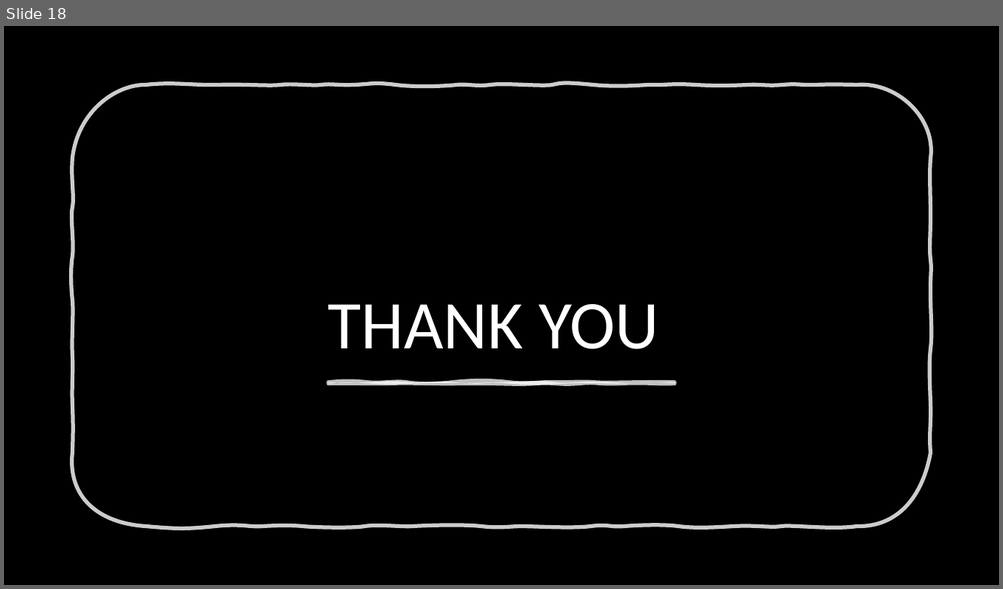
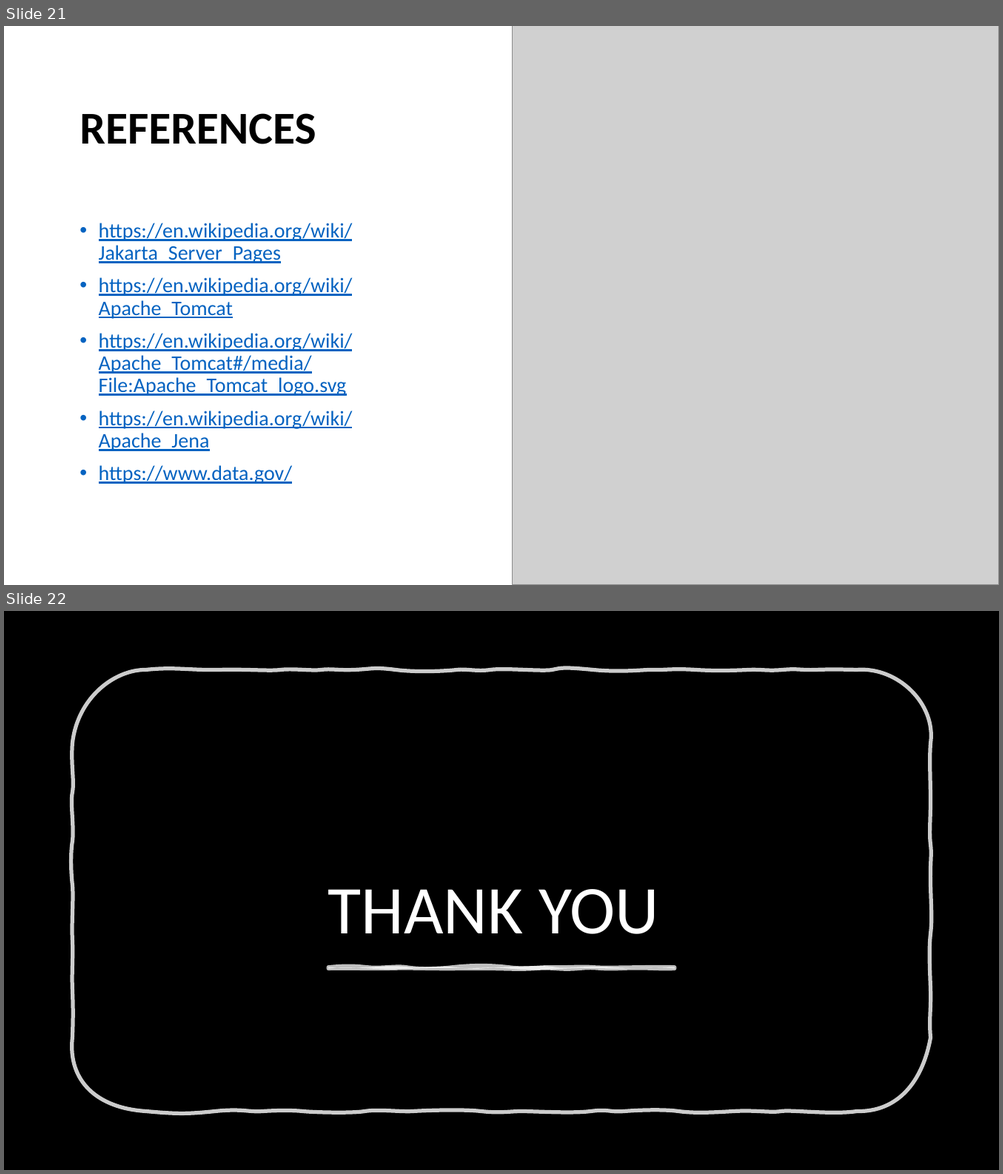
Before and after one commit to PremArroju/SemanticSPARQL, a slide deck: Project-3.pptx. Shown one above the other, each under a label of ours: slide 18 before the commit, slides 21 and 22 after it. The pictures are 1003x589 and 1003x1174 pixels, drawn with LibreOffice and Linux fonts; fonts in the diff are those of the drawing; grey boxes stand for pictures; background and template pictures are left out. Boxes give left, top, right and bottom in pixels: in the first picture for what was removed or moved away, otherwise in the second. Text is boxed around its words. In the diff, an @@ line names an element or a change of style, - is before the commit and + after.

```diff
--- a/Project-3.pptx
+++ b/Project-3.pptx
@@ slide 21 added at box(4, 26, 999, 585), background #FFFFFF @@
@@ picture added at box(512, 26, 999, 585) @@
@@ title added at box(79, 113, 316, 144), 44 pt, text #000000, bold @@
+REFERENCES
@@ text added at box(99, 223, 353, 484), 20 pt, text #0563C1, underline @@
+• https://en.wikipedia.org/wiki/Jakarta_Server_Pages
+• https://en.wikipedia.org/wiki/Apache_Tomcat
+• https://en.wikipedia.org/wiki/Apache_Tomcat#/media/File:Apache_Tomcat_logo.svg
+• https://en.wikipedia.org/wiki/Apache_Jena
+• https://www.data.gov/
@@ what was slide 18 is now slide 22 @@
```
Also in this commit, not shown: 3 other slides added.
